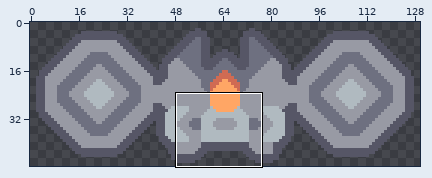
File history of a sprite sheet, sprites/units/replicator-full.png. Above, an overview of the earlier version with the close-up marked.
Close-up. First the earlier version:
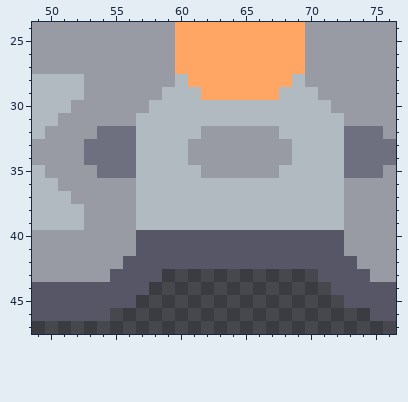
The file is 130x48 pixels. Shown: x 49..76, y 24..47.
And afterwards:
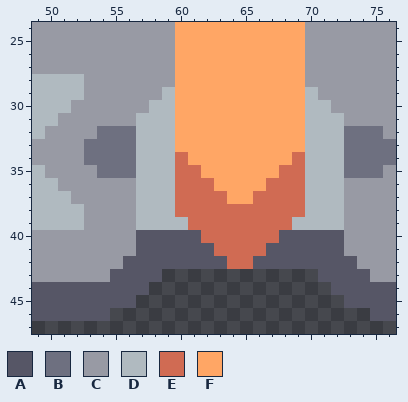
Palette (. is transparent): A #565666  B #6e7080  C #989aa4  D #b0bac0  E #d06b53  F #ffa665
Diff:
Changed rows in their new state; - is an unchanged pixel.
first column x 60:
28 F--------F
29 FF------FF
30 FFFFFFFFFF
31 FFFFFFFFFF
32 FFFFFFFFFF
33 FFFFFFFFFF
34 EFFFFFFFFE
35 EEFFFFFFEE
36 EEEFFFFEEE
37 EEEEFFEEEE
38 EEEEEEEEEE
39 -EEEEEEEE-
40 --EEEEEE--
41 ---EEEE---
42 ----EE----
